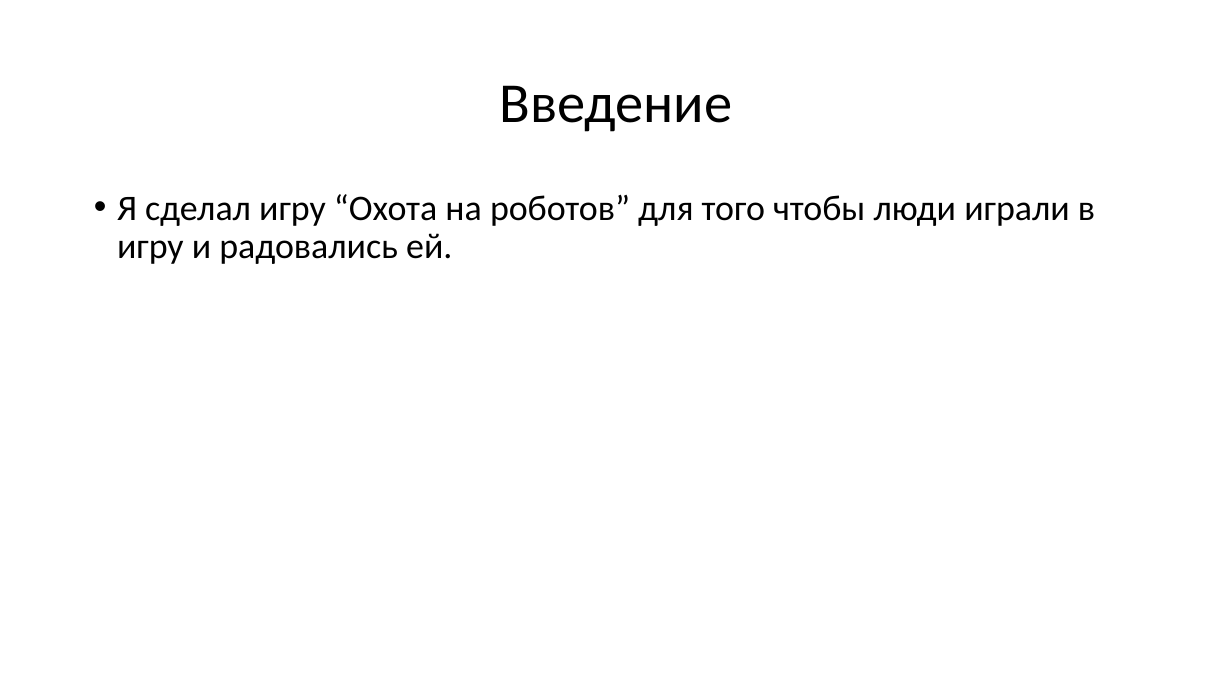
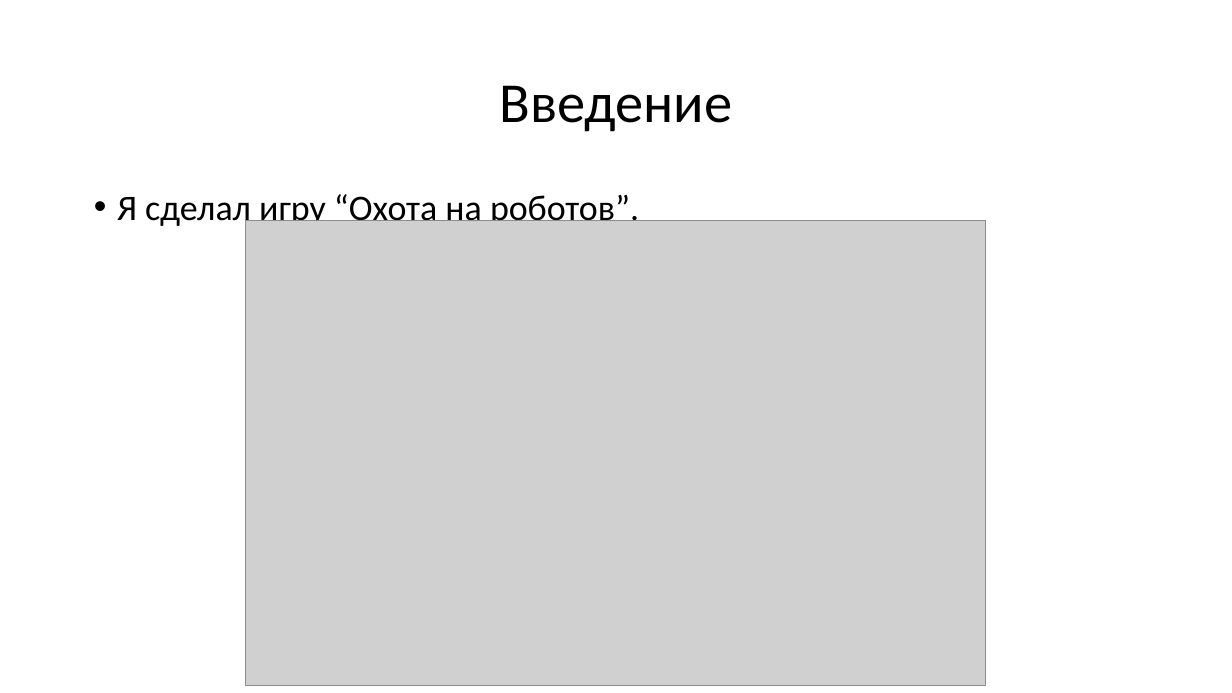
Before and after one commit to b0sh01X/projectPygame, a slide deck: slide 2 of Охота на роботов.pptx. Drawn at 1232x693 pixels with LibreOffice and Linux fonts; fonts in the diff are those of the drawing; grey boxes stand for pictures. Boxes give left, top, right and bottom in pixels: in the first picture for what was removed or moved away, otherwise in the second. Text is boxed around its words. In the diff, an @@ line names an element or a change of style, - is before the commit and + after.

Commit message:
Update Охота на роботов.pptx
Изменил презентацию

```diff
--- a/Охота на роботов.pptx
+++ b/Охота на роботов.pptx
@@ text at (x1=117, y1=194, x2=639, y2=229): text changed @@
-• Я сделал игру “Охота на роботов” для того чтобы люди играли в игру и радовались ей.
+• Я сделал игру “Охота на роботов”.
@@ picture added at (x1=246, y1=221, x2=986, y2=686) @@
```
Also in this commit, not shown: 1 slide added.
